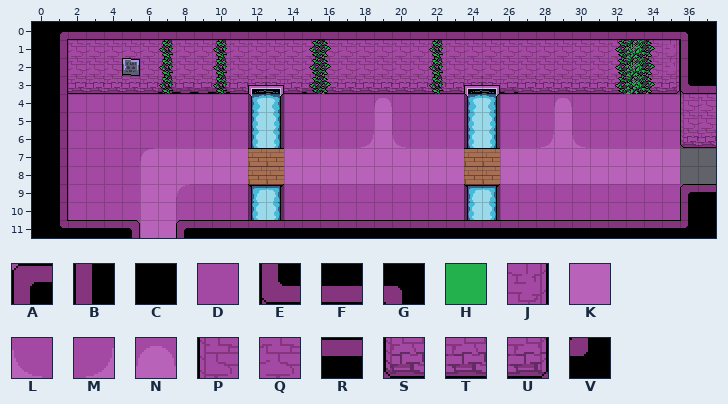
An edit to a level. Tiled map, Maps/ruins3/ruins.tmx. That is the earlier state.
Cells are 20x20 px. Shown: x 0..37, y 0..11. The old version is drawn lined up with the new one.
Key: from "ruins1": A 5, B 13, C 14, D 16, E 21, F 22, G 30, H 31, J 58; from "ruins2": K 9, L 14, M 15, N 35; from "ruins4": P 1, Q 2, R 6, S 9, T 10, U 11, V 38.
_ is an empty cell.
Layers that did not change in this view are not listed.
Layer "Tile Layer 1" before, first column x 27:
 0 FFFFFFFFFGC
 1 QQQQQQHQJBC
 2 QQQQQQHQJBC
 3 TTTTTTTTUEF
 4 DDNDDDDDDPQ
 5 DDKDDDDDDPQ
 6 DMKLDDDDDST
 7 KKKKKKKKK__
 8 KKKKKKKKK__
 9 DDDDDDDDDAR
10 DDDDDDDDDBC
11 RRRRRRRRRVC
And afterwards:
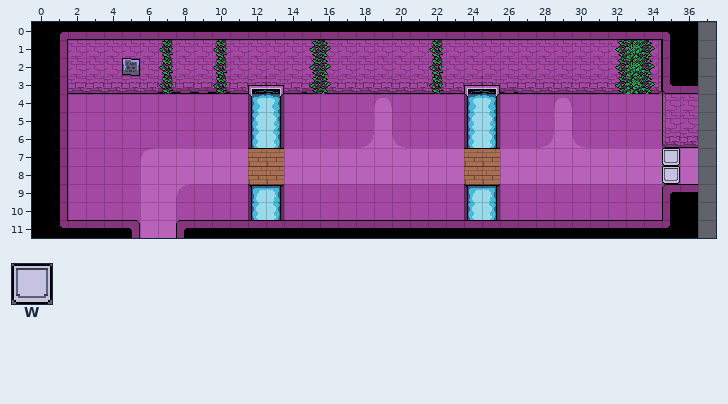
Further tiles: from "ruins1": W 119.
What changed:
Changed rows in their new state; . is an unchanged cell.
map size 38x12 -> 37x12 cells
Layer "Tile Layer 1":
first column x 34:
 0 .GC_
 1 JBC_
 2 JBC_
 3 UEF_
 4 .PQ_
 5 .PQ_
 6 .ST_
 7 .WK.
 8 .WK.
 9 .AR_
10 .BC_
11 .VC_
Where, in picture pixels (left, top, right, bottom), the same in both pictures:
changed: (646, 22, 716, 238)
